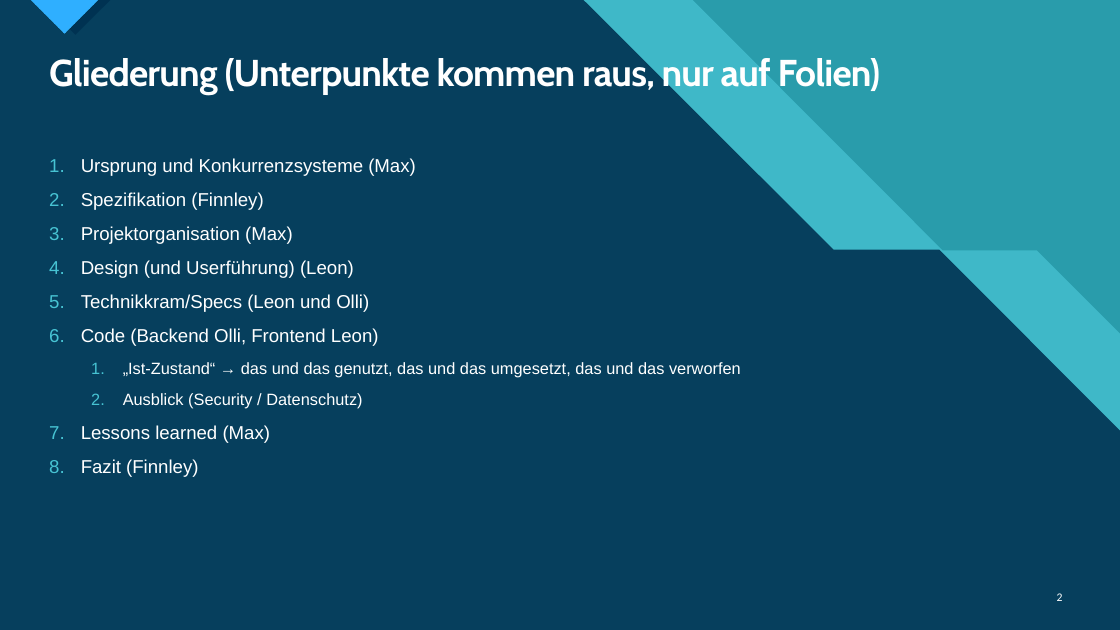
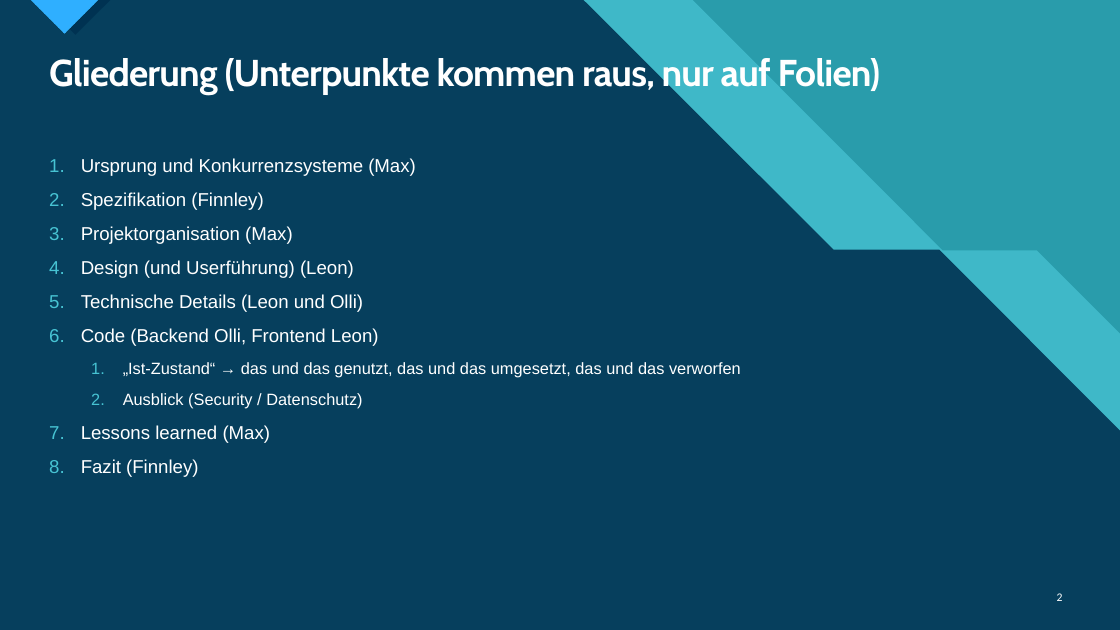
Before and after one commit to TietoLP/IU-Kochbuch, a slide deck: slide 2 of Fallstudie_Kochbuch.pptx. Drawn at 1120x630 pixels with LibreOffice and Linux fonts; fonts in the diff are those of the drawing. Boxes give left, top, right and bottom in pixels: in the first picture for what was removed or moved away, otherwise in the second. Text is boxed around its words. In the diff, an @@ line names an element or a change of style, - is before the commit and + after.

```diff
--- a/Fallstudie_Kochbuch.pptx
+++ b/Fallstudie_Kochbuch.pptx
@@ text at bbox=[81, 294, 363, 312]: text changed @@
-5. Technikkram/Specs (Leon und Olli)
+5. Technische Details (Leon und Olli)
```
Also in this commit, not shown: 2 other slides changed, 2 other files.
